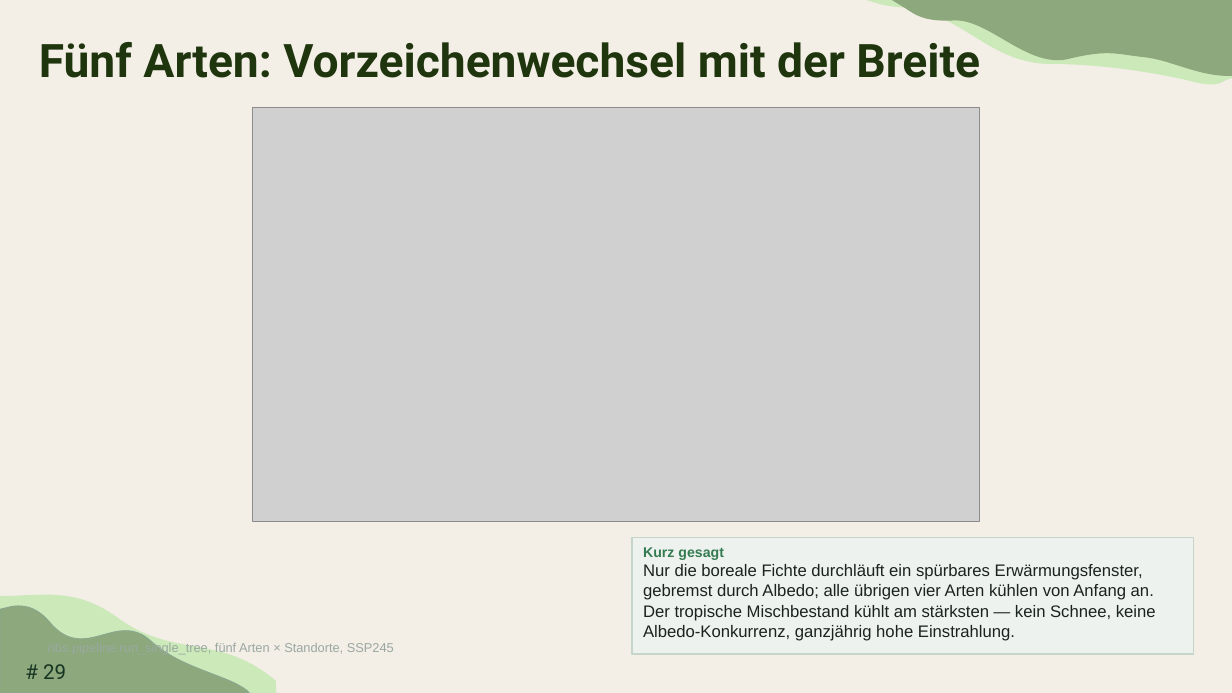
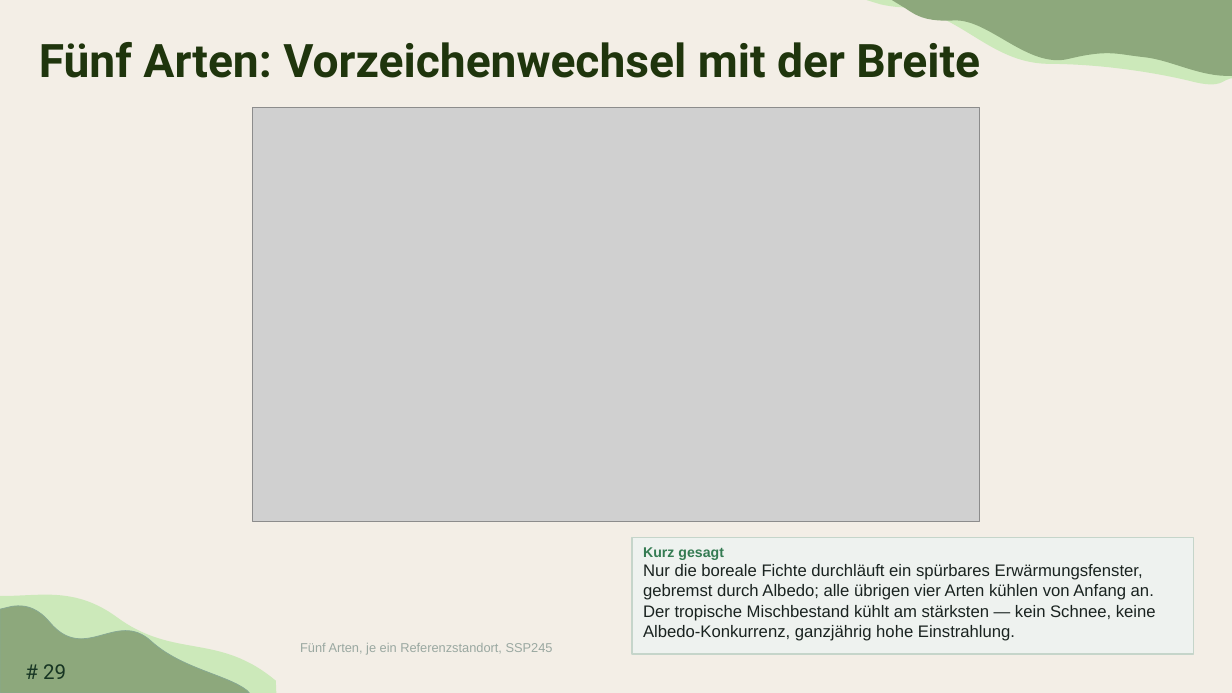
Before and after one commit to TimoDiepers/woodway, a slide deck: slide 29 of docs/slides/dissvortrag.pptx. Drawn at 1232x693 pixels with LibreOffice and Linux fonts; fonts in the diff are those of the drawing; grey boxes stand for pictures. Boxes give left, top, right and bottom in pixels: in the first picture for what was removed or moved away, otherwise in the second. Text is boxed around its words. In the diff, an @@ line names an element or a change of style, - is before the commit and + after.

```diff
--- a/docs/slides/dissvortrag.pptx
+++ b/docs/slides/dissvortrag.pptx
@@ text at box(300, 643, 553, 655): text changed @@
-nbs.pipeline.run_single_tree, fünf Arten × Standorte, SSP245
+Fünf Arten, je ein Referenzstandort, SSP245
```
Also in this commit, not shown: 11 other slides changed.
